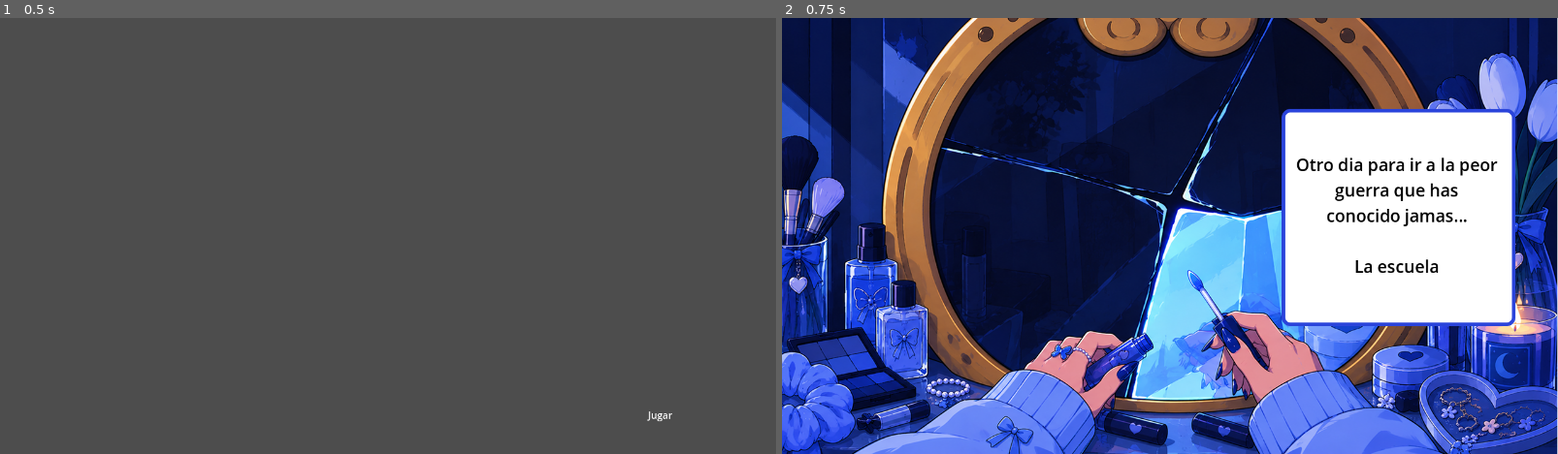
Above: before the commit, frames 1-2 (left to right).
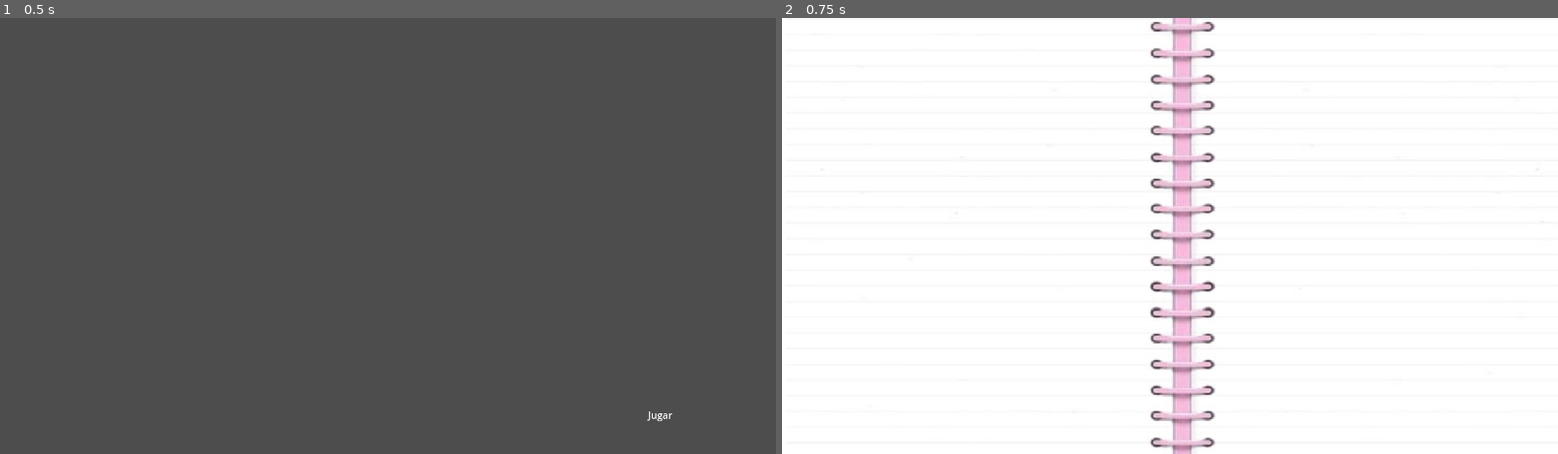
Above: after the commit, the same moments.

Repository: The-glitch-girls/oh-no
Game: Godot game, scene res://MainScene.tscn
The game is run twice, just before and just after one commit, with the same random seed, the same clock (stepped at 60 frames per second) and the same inputs.
Inputs:
- Up to frame 1 (0.5 s): no input
- Up to frame 2 (0.75 s): click "Jugar" at 0.5 s

Frame 1 is identical in both runs. In frame 2, 87% of the frame differs, in the area x 0-100%, y 0-100%.

Commit message:
intro scene updated

Diff:
--- /dev/null
+++ b/assets/data/intro.json
@@ -0,0 +1,3 @@
+{
+
+}
--- a/scenes/Intro.tscn
+++ b/scenes/Intro.tscn
@@ -1,35 +1,12 @@
-[gd_scene load_steps=4 format=3 uid="uid://bx7lllrfbd5h1"]
+[gd_scene load_steps=3 format=3 uid="uid://bx7lllrfbd5h1"]
 
 [ext_resource type="Script" uid="uid://cyv47vrsh6jmc" path="res://scripts/intro.gd" id="1_45dpb"]
 [ext_resource type="Texture2D" uid="uid://bbbj01fwu0ylw" path="res://assets/sprites/background/introBackground.png" id="2_hc7eg"]
-[ext_resource type="Texture2D" uid="uid://dr23pfedid4l2" path="res://assets/sprites/dialogueIntro.png" id="3_aqbct"]
 
 [node name="Intro" type="Node2D"]
 script = ExtResource("1_45dpb")
 
-[node name="background" type="TextureRect" parent="."]
+[node name="TextureRect" type="TextureRect" parent="."]
 offset_right = 40.0
 offset_bottom = 40.0
 texture = ExtResource("2_hc7eg")
-
-[node name="dialogue" type="TextureRect" parent="."]
-offset_left = 824.0
-offset_top = 150.0
-offset_right = 1210.0
-offset_bottom = 509.0
-texture = ExtResource("3_aqbct")
-
-[node name="Label" type="Label" parent="dialogue"]
-layout_mode = 0
-offset_left = 21.0
-offset_top = 3.0
-offset_right = 360.0
-offset_bottom = 350.0
-theme_override_colors/font_color = Color(0, 0, 0, 1)
-theme_override_font_sizes/font_size = 28
-text = "Otro dia para ir a la peor guerra que has conocido jamas...
-
-La escuela"
-horizontal_alignment = 1
-vertical_alignment = 1
-autowrap_mode = 3
--- /dev/null
+++ b/scenes/components/DialogueBox.tscn
@@ -0,0 +1,12 @@
+[gd_scene load_steps=2 format=3 uid="uid://comrhpr07vomq"]
+
+[ext_resource type="Script" uid="uid://b15ikcwenwi7h" path="res://scripts/dialogue_box.gd" id="1_bs717"]
+
+[node name="DialogueBox" type="PanelContainer"]
+script = ExtResource("1_bs717")
+
+[node name="MarginContainer" type="MarginContainer" parent="."]
+layout_mode = 2
+
+[node name="Label" type="Label" parent="MarginContainer"]
+layout_mode = 2
--- /dev/null
+++ b/scenes/levels/colegio1.tscn
@@ -0,0 +1,3 @@
+[gd_scene format=3 uid="uid://wpm5hcni5158"]
+
+[node name="Colegio1" type="Node2D"]
--- /dev/null
+++ b/scenes/levels/primer-trabajo1.tscn
@@ -0,0 +1,3 @@
+[gd_scene format=3 uid="uid://cfwwk5x4qfecw"]
+
+[node name="Primer-trabajo1" type="Node2D"]
--- /dev/null
+++ b/scenes/levels/trabajo1.tscn
@@ -0,0 +1,3 @@
+[gd_scene format=3 uid="uid://clwjgbohre7b1"]
+
+[node name="Trabajo1" type="Node2D"]
--- /dev/null
+++ b/scenes/levels/universidad1.tscn
@@ -0,0 +1,3 @@
+[gd_scene format=3 uid="uid://dccb0p1b8pfs4"]
+
+[node name="Universidad1" type="Node2D"]
--- /dev/null
+++ b/scenes/transitions/pantallaCarga.tscn
@@ -0,0 +1,3 @@
+[gd_scene format=3 uid="uid://epso0084qble"]
+
+[node name="PantallaCarga" type="Node2D"]
--- /dev/null
+++ b/scripts/dialogue_box.gd
@@ -0,0 +1 @@
+extends PanelContainer
Empty file added: assets/data/colegio1.json
Empty file added: assets/data/primer-trabajo1.json
Empty file added: assets/data/trabajo1.json
Empty file added: assets/data/universidad1.json
Binary file changed: assets/sprites/background/introBackground.png
Binary file removed: assets/sprites/dialogueIntro.png
Not shown, removed: assets/sprites/dialogueIntro.png.import
Not shown, added: scripts/dialogue_box.gd.uid
